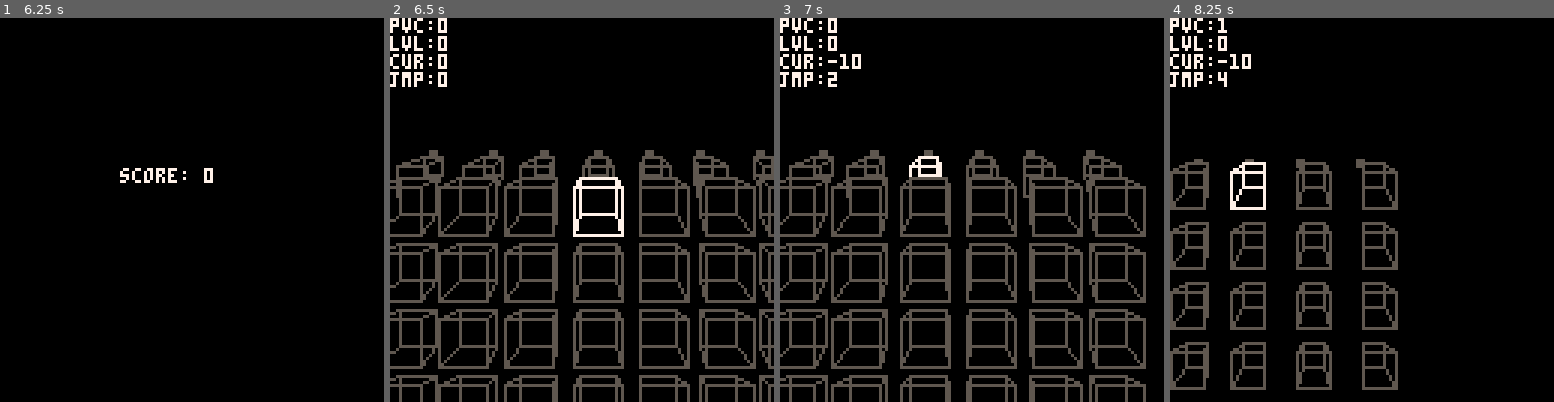
Above: before the commit, frames 1-4 (left to right).
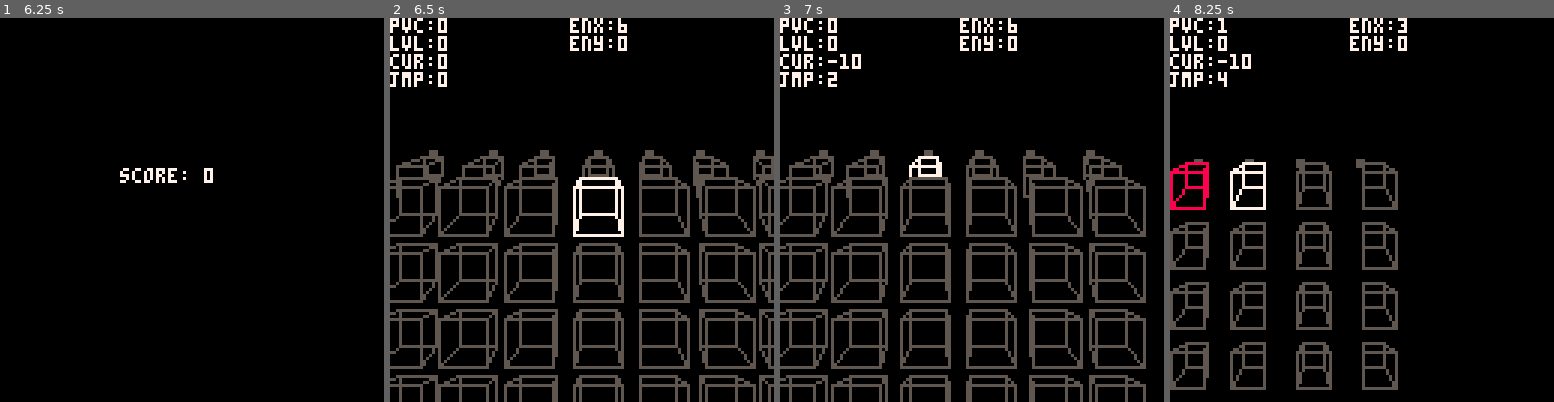
Above: after the commit, the same moments.

Repository: abemassry/dimensional-jump
Game: PICO-8 cartridge dimensional-jump.p8
Same seed, same stepped clock (60 frames per second), same inputs: the game is played once before the commit and once after it.
Inputs:
- Up to frame 1 (6.25 s): tap X (X key) at 0.33, 1.07, 1.85, 2.97, 4.08, 5.2 s; tap O (Z key) at 0.7, 1.7, 2.1, 2.5, 2.9, 3.3, 3.7, 4.1, 4.5, 4.9, 5.3, 5.7, 6.1 s; hold Right 1.6-2.1 s; hold Up 2.15-2.42 s; hold Right 2.47-3.03 s; hold Left 3.08-3.58 s; hold Down 3.63-3.97 s; hold Right 4.02-4.68 s; hold Up 4.73-5.03 s; hold Left 5.08-5.68 s; hold Down 5.73-6.03 s; hold Right from 6.08 s (still down)
- Up to frame 2 (6.5 s): keep holding Right; tap X (X key) at 6.32 s
- Up to frame 3 (7 s): tap O (Z key) at 6.5, 6.9 s; release Right at 6.58 s; hold Right from 6.63 s (still down)
- Up to frame 4 (8.25 s): release Right at 7.13 s; hold Up 7.18-7.45 s; tap O (Z key) at 7.3, 7.7, 8.1 s; tap X (X key) at 7.43 s; hold Right 7.5-8.07 s; hold Left from 8.12 s (still down)

Frame 1 is identical in both runs. In frame 2, 0.5% of the frame differs, in the area x 46-62%, y 0-9%; in frame 3, 0.5%; in frame 4, 1.1%, in the area x 0-62%, y 0-50%.

Commit message:
3d enemy ai movement working

Diff:
--- a/dimensional-jump.p8
+++ b/dimensional-jump.p8
@@ -757,9 +757,9 @@
 end
 
 function determine_color_first_layer(self, j, column)
-	if (self.current == ((column * -1) + 3) and j == self.lvl) return 7
 	if (self.jumppress == false and self.endgoallevel == self.jumplevel and self.endblocky == j and self.endblockx == column) return 11
 	if (self.jumppress == false and self.enemy_slice == self.jumplevel and j == self.enemyy and column == self.enemyx) return 8
+	if (self.current == ((column * -1) + 3) and j == self.lvl) return 7
 	return 5
 end
 
@@ -919,13 +919,14 @@
 					local player_x = self.current
 					local player_y = self.lvl
 					local player_z = self.jumplevel
-					local condition_x = abs(player_x - self.enemyx)
+					local player_x_conv = (player_x * -1) + 3
+					local condition_x = abs(abs(player_x_conv) - abs(self.enemyx))
 					local condition_y = abs(player_y - self.enemyy)
 
 					if (condition_x >= condition_y) then
-						if (player_x > self.enemyx) then
+						if (self.enemyx < player_x_conv) then
 							self.enemyx+=1
-						elseif (player_x < self.enemyx) then
+						elseif (self.enemyx > player_x_conv) then
 							self.enemyx-=1
 						end
 					else
@@ -937,7 +938,15 @@
 					end
 				end
 			end
-			if (self.tick_timer > 200) enemy_ai3d()
+			if (self.jumplevel == self.enemy_slice + 1) self.enemy_visible = false
+			if (self.enemy_visible == false) then
+				self.enemy_slice = self.jumplevel + flr(rnd(3))
+				self.enemyx = flr(rnd(6))
+			end
+			if (self.tick_timer > 200) then
+				enemy_ai3d()
+				self.enemy_visible = true
+			end
 			if (self.end_timer > 60) overlay_state = 4
 
 		end,
@@ -948,6 +957,8 @@
 			print('lvl:'..self.lvl, 0, 6, 7)
 			print('cur:'..self.current, 0, 12, 7)
 			print('jmp:'..self.jumplevel, 0, 18, 7)
+			print('enx:'..self.enemyx, 60, 0, 7)
+			print('eny:'..self.enemyy, 60, 6, 7)
 			for i=0,0 do
 				if (self.jumpanim == 0) then
 					ydiff = -17 + (i * 20) - (self.lvl*4)
